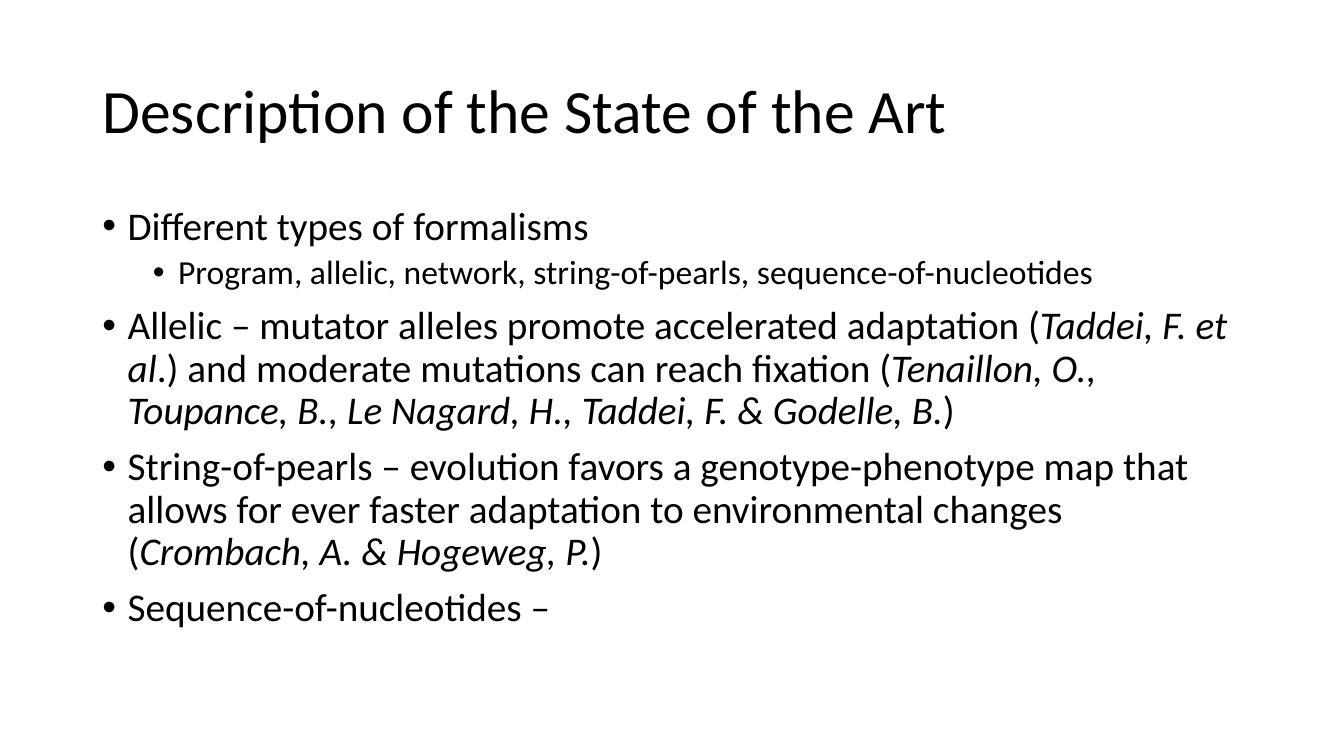
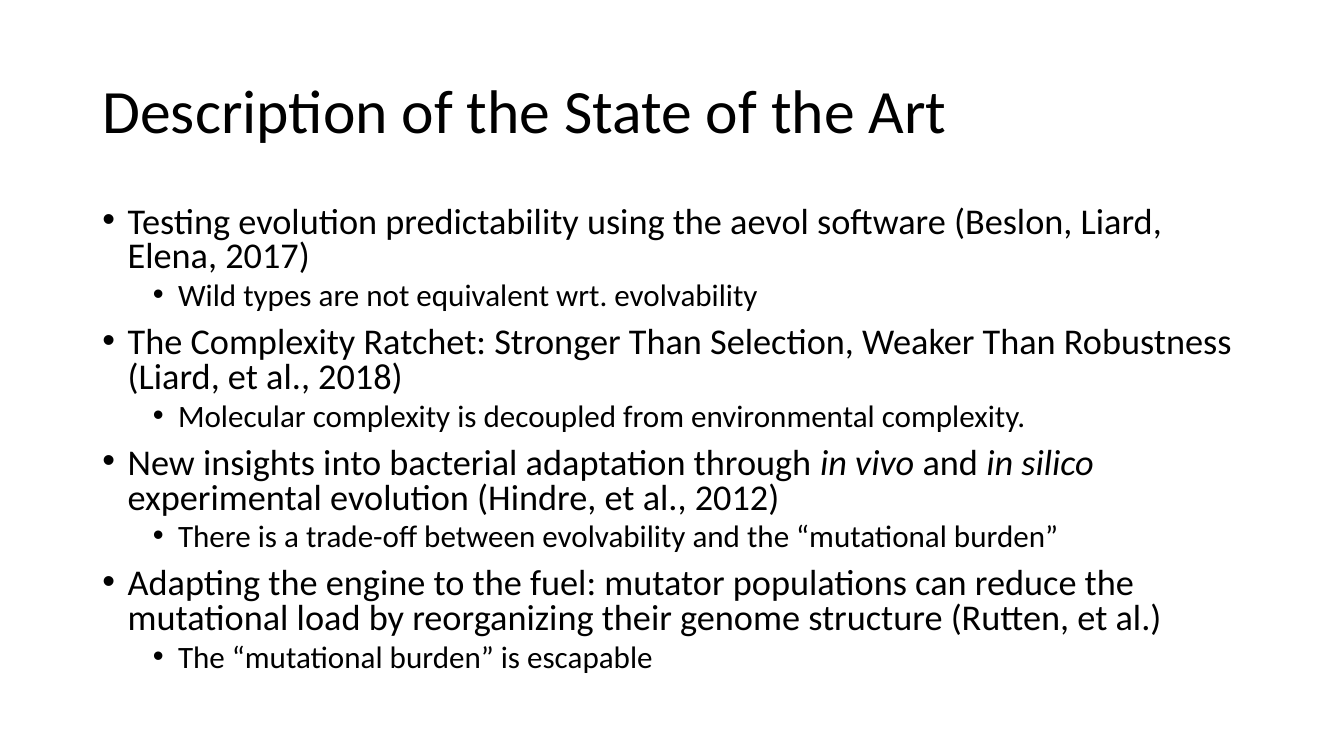
Before and after one commit to davisbk/thesis, a slide deck: slide 8 of doc/Presentation_to_Anika01.pptx (slide 6 before the commit). Drawn at 1344x756 pixels with LibreOffice and Linux fonts; fonts in the diff are those of the drawing. Boxes give left, top, right and bottom in pixels: in the first picture for what was removed or moved away, otherwise in the second. Text is boxed around its words. In the diff, an @@ line names an element or a change of style, - is before the commit and + after.

```diff
--- a/doc/Presentation_to_Anika01.pptx
+++ b/doc/Presentation_to_Anika01.pptx
@@ text at [128, 207, 1232, 673]: text changed; size 28 to 25.9 pt @@
-• Different types of formalisms
-  • Program, allelic, network, string-of-pearls, sequence-of-nucleotides
-• Allelic – mutator alleles promote accelerated adaptation (Taddei, F. et al.) and moderate mutations can reach fixation (Tenaillon, O., Toupance, B., Le Nagard, H., Taddei, F. & Godelle, B.)
-• String-of-pearls – evolution favors a genotype-phenotype map that allows for ever faster adaptation to environmental changes (Crombach, A. & Hogeweg, P.)
-• Sequence-of-nucleotides –
+• Testing evolution predictability using the aevol software (Beslon, Liard, Elena, 2017)
+  • Wild types are not equivalent wrt. evolvability
+• The Complexity Ratchet: Stronger Than Selection, Weaker Than Robustness (Liard, et al., 2018)
+  • Molecular complexity is decoupled from environmental complexity.
+• New insights into bacterial adaptation through in vivo and in silico experimental evolution (Hindre, et al., 2012)
+  • There is a trade-off between evolvability and the “mutational burden”
+• Adapting the engine to the fuel: mutator populations can reduce the mutational load by reorganizing their genome structure (Rutten, et al.)
+  • The “mutational burden” is escapable
```
Also in this commit, not shown: 6 other slides changed, 5 slides added, 1 slide removed.
